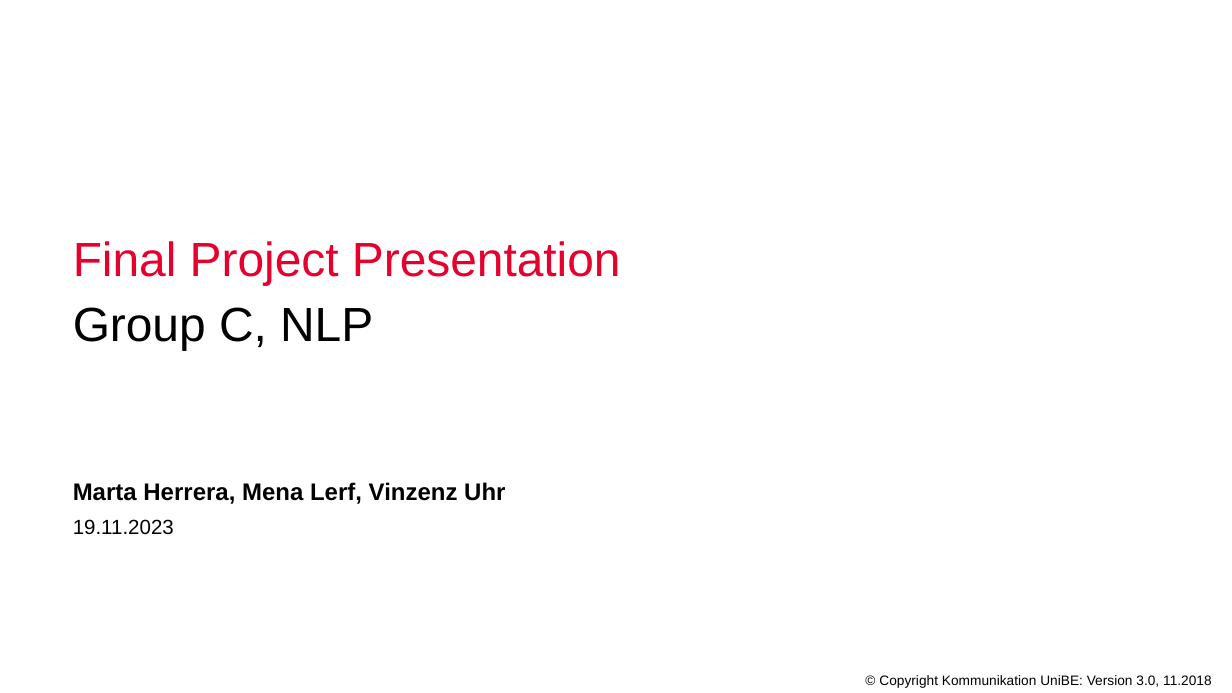
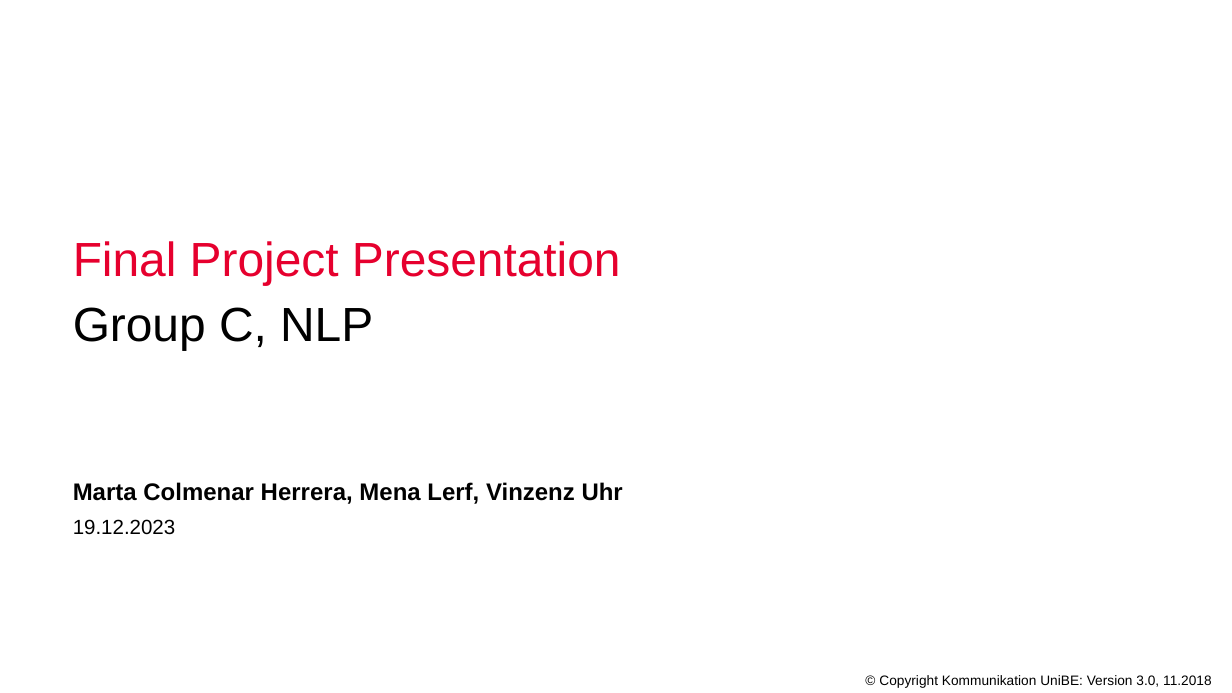
Before and after one commit to vitamys/nlp, a slide deck: slide 1 of Final_Project_Presentation_GroupC.pptx. Drawn at 1232x693 pixels with LibreOffice and Linux fonts; fonts in the diff are those of the drawing; background and template pictures are left out. Boxes give left, top, right and bottom in pixels: in the first picture for what was removed or moved away, otherwise in the second. Text is boxed around its words. In the diff, an @@ line names an element or a change of style, - is before the commit and + after.

```diff
--- a/Final_Project_Presentation_GroupC.pptx
+++ b/Final_Project_Presentation_GroupC.pptx
@@ text at [73,482,623,504]: text changed @@
-Marta Herrera, Mena Lerf, Vinzenz Uhr
+Marta Colmenar Herrera, Mena Lerf, Vinzenz Uhr
@@ text at [73,519,176,535]: text changed @@
-19.11.2023
+19.12.2023
```
Also in this commit, not shown: 5 other slides changed, 2 slides added, 7 other files.
